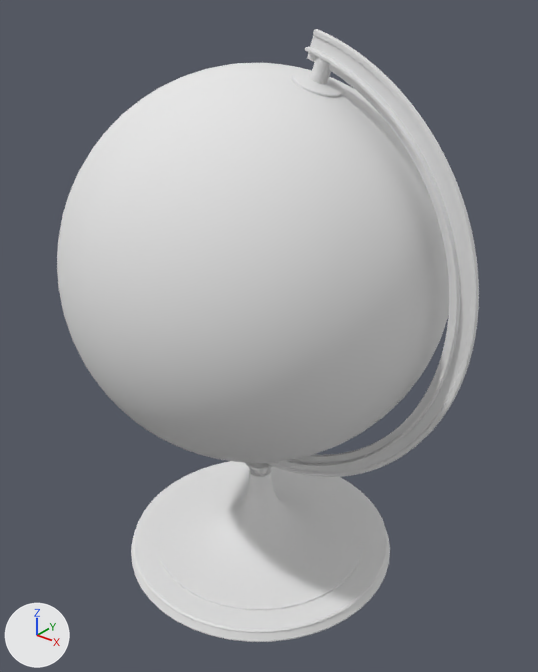
A saved change to the OBJ model models/map.obj.
One viewpoint serves both versions: a camera (50 mm lens) standing at (0.605, -0.802, 0.937) and looking at (-0.029, -0.009, 0.446). Every picture has the same lights, and +X, +Y and +Z are marked at lower left. Where no turn or scale is listed for an object, it has been applied to the vertices. Vertices at the same position are counted once.

The first picture shows 'Globe_Icon'.
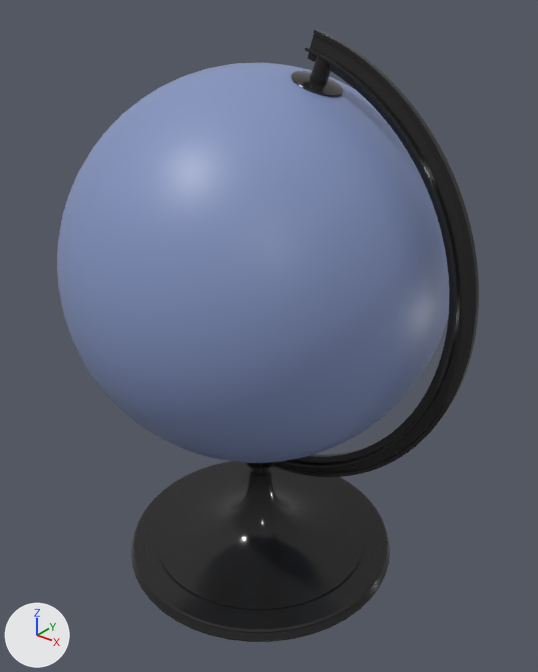
Edits to the bpy script that builds the scene:
```text
Change mat_country_mat:
    mat_country_mat.base_color: (0.8, 0.8, 0.8) -> (0.229, 0.292, 0.525)  # white #e7e7e7 -> blue #8493c0
Add mat_edu2_mat:
    mat_edu2_mat = principled_material('Edu2_mat')
    mat_edu2_mat.base_color = (0.032, 0.032, 0.032)  # black #323232
    mat_edu2_mat.metallic = 0.5
    mat_edu2_mat.roughness = 0.137
Change me_globe_icon:
    where me_globe_icon.from_pydata(...)  # 7189 vertices, 14187 faces; spans x -0.341..0.286, y -0.287..0.282, z 0.032..0.877
    used by ob_globe_icon; location = (0.0, 0.0, 0.0)
    me_globe_icon part 1: 132 of 7189 vertices moved; they spanned x -0.07..-0.029, y -0.011..0.027, z 0.179..0.24 and now span x -0.07..-0.029, y -0.011..0.027, z 0.179..0.24; mean shift (0.0, 0.0, 0.0); largest move (-0.055, 0.001, 0.24) -> (-0.056, 0.002, 0.179)
    me_globe_icon part 2: 10042 faces spanning x -0.283..0.286, y -0.226..0.228, z 0.032..0.877 switch from mat_plastic (white #e7e7e7) to mat_edu2_mat (black #323232)
```

What differs and where, as boxes (x1, y1, x2, y2) in the pictures (538 x 672 px; the box of a moved part takes in the faces that stretch with it):
'Globe_Icon', recoloured: (57, 29, 479, 642) in both
part 1 of me_globe_icon, moved or reshaped: (262, 463, 273, 475) in both
part 2 of me_globe_icon, recoloured (white to black): (131, 29, 479, 642) in both
